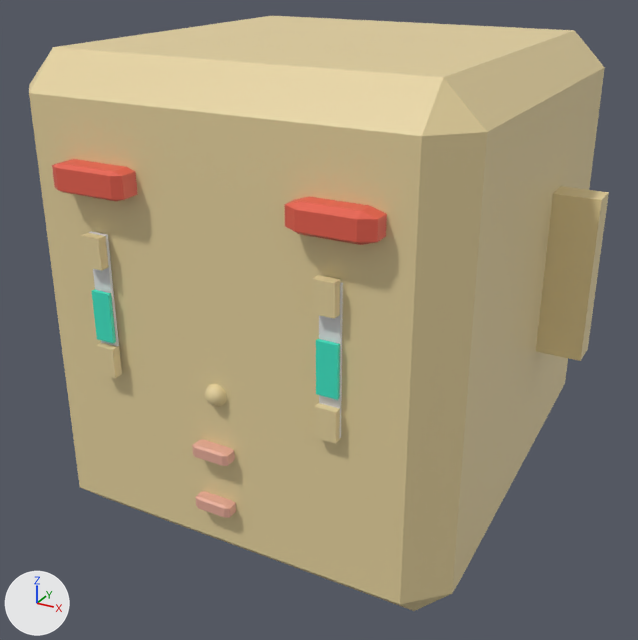
Renders of the glTF model roblox.glb from each side of a commit.
Rendered twice from a 50 mm camera at (0.758, -1.42, 0.996) aimed at (0.003, -0.047, 0.31). The lights are fixed; the arrows at lower left show +X, +Y and +Z. The picture after the commit comes second. Shape keys are drawn at the values saved in each file.

Names of what the first picture shows: 'head'.
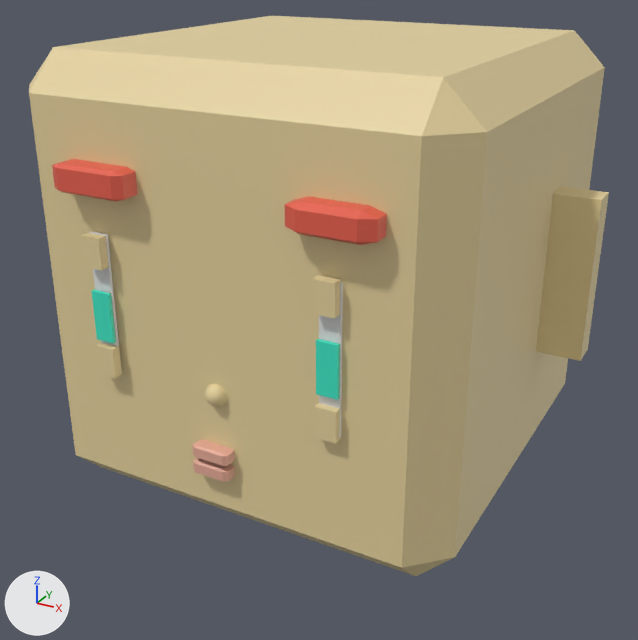
What differs and where, as boxes [x1, y1, x2, y2] in the pictures (638 x 640 px):
'head', reshaped: before [29, 16, 609, 611]; after [29, 16, 609, 576]

What the commit changed:
In shape key 'jawOpen' (key_0_jawopen), value goes from 1.0 to 0.0.
